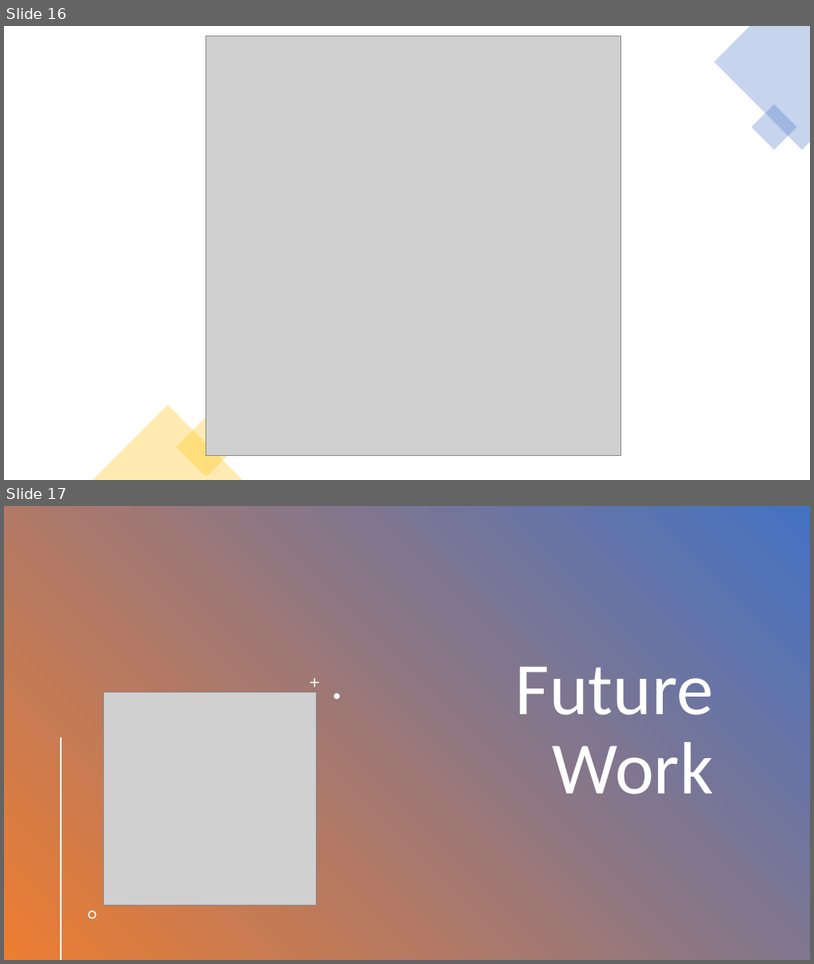
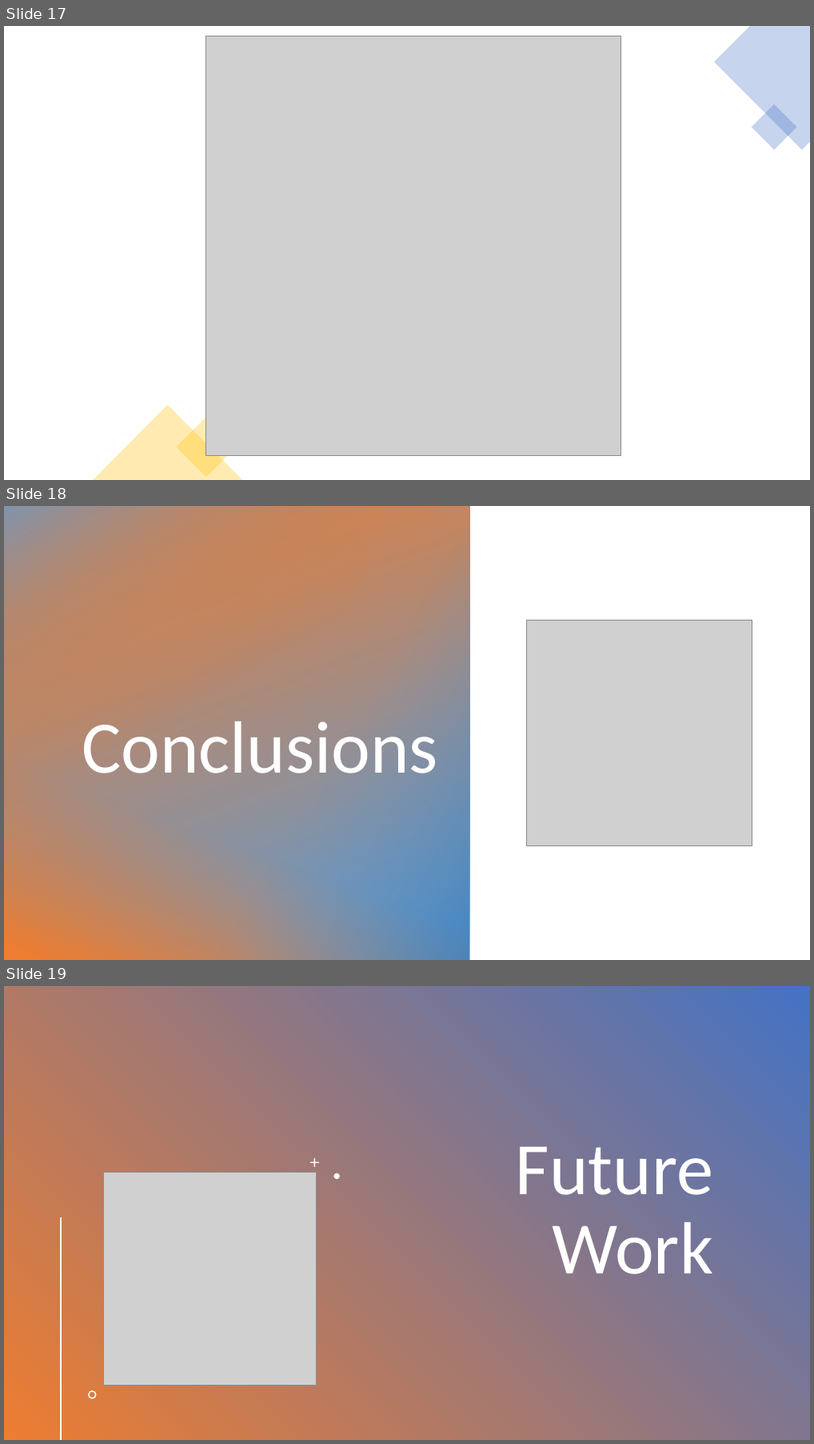
Before and after one commit to sergioabz/mid_project, a slide deck: slides/ANALYSIS_ON_IMMIGRATION_INTO_OECD_COUNTRIES.pptx. Shown one above the other, each under a label of ours: slides 16 and 17 before the commit, slides 17, 18 and 19 after it. The pictures are 814x964 and 814x1444 pixels, drawn with LibreOffice and Linux fonts; fonts in the diff are those of the drawing; grey boxes stand for pictures. Boxes give left, top, right and bottom in pixels: in the first picture for what was removed or moved away, otherwise in the second. Text is boxed around its words. In the diff, an @@ line names an element or a change of style, - is before the commit and + after.

```diff
--- a/slides/ANALYSIS_ON_IMMIGRATION_INTO_OECD_COUNTRIES.pptx
+++ b/slides/ANALYSIS_ON_IMMIGRATION_INTO_OECD_COUNTRIES.pptx
@@ slide 18 added at bbox=[4, 506, 810, 960], background #FFFFFF @@
@@ rectangle added at bbox=[4, 506, 470, 960], fill gradient #5B9BD5 to #ED7D31 @@
@@ rectangle added at bbox=[4, 506, 364, 960], fill gradient #5B9BD5 to #ED7D31 @@
@@ rectangle added at bbox=[162, 508, 470, 960], fill gradient #2E75B6 to #5B9BD5 @@
@@ rectangle added at bbox=[4, 624, 470, 960], fill gradient #ED7D31 @@
@@ picture added at bbox=[527, 620, 753, 846] @@
@@ title added at bbox=[82, 721, 438, 791], 88 pt, text #FFFFFF @@
+Conclusions
@@ what was slide 16 is now slide 17 @@
@@ what was slide 17 is now slide 19 @@
```
Also in this commit, not shown: 1 other slide added, 1 other file.
